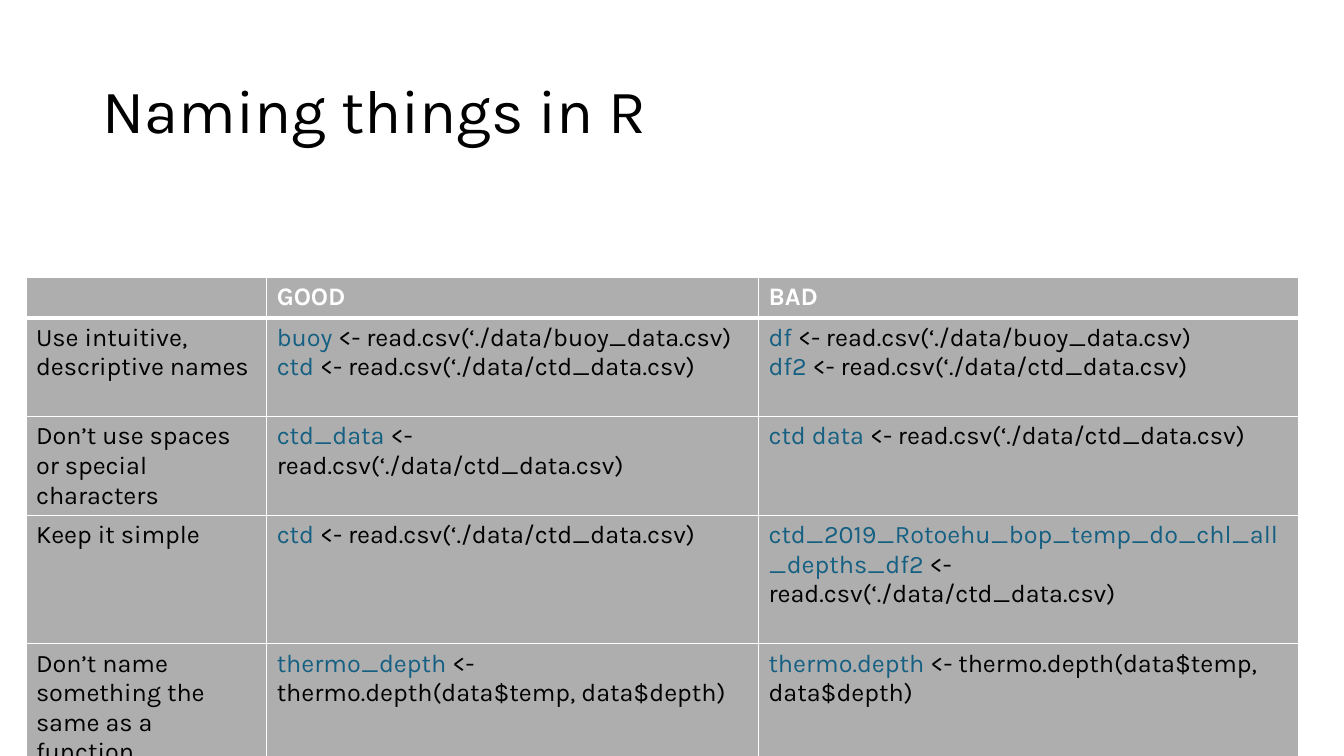
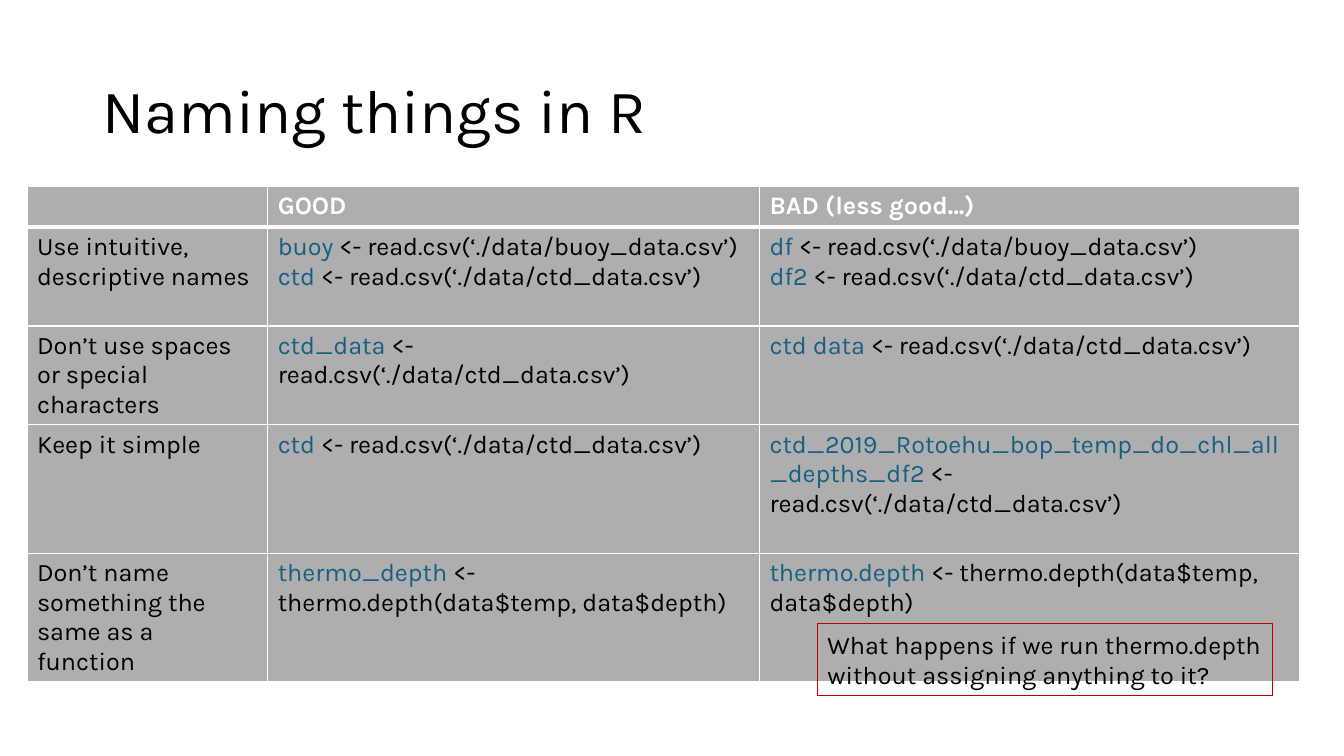
Before and after one commit to wwoelmer/R_Workshop_UoW_2024, a slide deck: slide 11 of R Workshop.pptx. Drawn at 1344x756 pixels with LibreOffice and Linux fonts; fonts in the diff are those of the drawing. Boxes give left, top, right and bottom in pixels: in the first picture for what was removed or moved away, otherwise in the second. Text is boxed around its words. In the diff, an @@ line names an element or a change of style, - is before the commit and + after.

Commit message:
ppt updates

```diff
--- a/R Workshop.pptx
+++ b/R Workshop.pptx
@@ table at (27, 187, 1301, 675) @@
-row 1, column 3: BAD
+row 1, column 3: BAD (less good…)
-row 2, column 2: buoy <- read.csv(‘./data/buoy_data.csv) / ctd <- read.csv(‘./data/ctd_data.csv)
+row 2, column 2: buoy <- read.csv(‘./data/buoy_data.csv’) / ctd <- read.csv(‘./data/ctd_data.csv’)
-row 2, column 3: df <- read.csv(‘./data/buoy_data.csv) / df2 <- read.csv(‘./data/ctd_data.csv)
+row 2, column 3: df <- read.csv(‘./data/buoy_data.csv’) / df2 <- read.csv(‘./data/ctd_data.csv’)
-row 3, column 2: ctd_data <- read.csv(‘./data/ctd_data.csv)
+row 3, column 2: ctd_data <- read.csv(‘./data/ctd_data.csv’)
-row 3, column 3: ctd data <- read.csv(‘./data/ctd_data.csv)
+row 3, column 3: ctd data <- read.csv(‘./data/ctd_data.csv’)
-row 4, column 2: ctd <- read.csv(‘./data/ctd_data.csv)
+row 4, column 2: ctd <- read.csv(‘./data/ctd_data.csv’)
-row 4, column 3: ctd_2019_Rotoehu_bop_temp_do_chl_all_depths_df2 <- read.csv(‘./data/ctd_data.csv)
+row 4, column 3: ctd_2019_Rotoehu_bop_temp_do_chl_all_depths_df2 <- read.csv(‘./data/ctd_data.csv’)
@@ table: place and size @@
-table at (26, 277, 1300, 736)
+table at (27, 187, 1301, 675)
@@ rectangle added at (818, 624, 1272, 696), outline #C00000 0.75 pt, 18 pt, text #000000 @@
+What happens if we run thermo.depth without assigning anything to it?
```
Also in this commit, not shown: 4 other slides changed, 2 slides removed.
